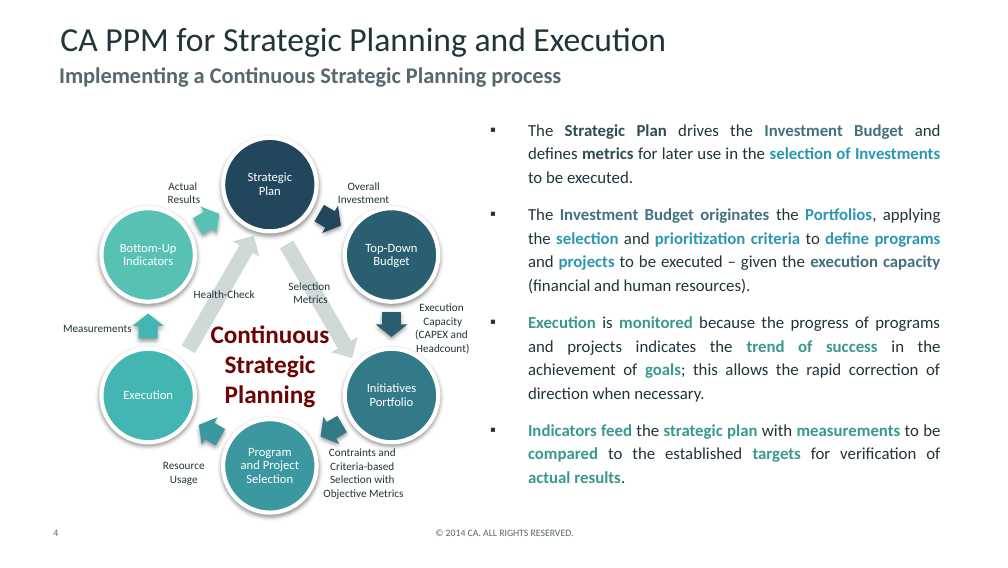
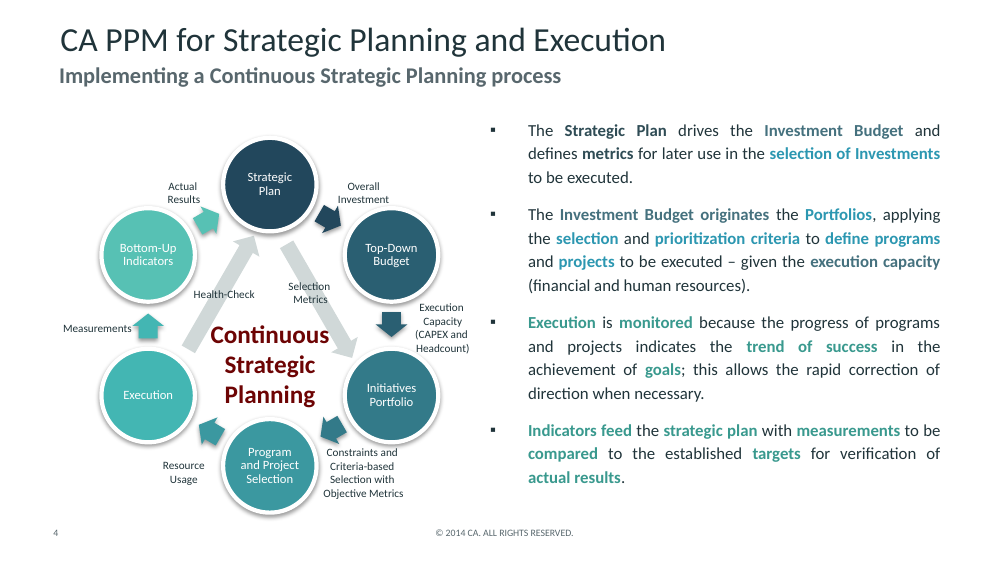
Before and after one commit to CALATAMITBMCOE/Strategic-Alignment, a slide deck: slide 4 of Documentation/CA PPM for Strategic Planning and Execution_EN.pptx. Drawn at 1008x568 pixels with LibreOffice and Linux fonts; fonts in the diff are those of the drawing; background and template pictures are left out. Boxes give left, top, right and bottom in pixels: in the first picture for what was removed or moved away, otherwise in the second. Text is boxed around its words. In the diff, an @@ line names an element or a change of style, - is before the commit and + after.

```diff
--- a/Documentation/CA PPM for Strategic Planning and Execution_EN.pptx
+++ b/Documentation/CA PPM for Strategic Planning and Execution_EN.pptx
@@ text at (323, 448, 403, 499): text changed @@
-Contraints and
-Criteria-based
-Selection with
-Objective Metrics
+Constraints and
+Criteria-based
+Selection with
+Objective Metrics
```
Also in this commit, not shown: 5 other slides changed, 1 other file.
